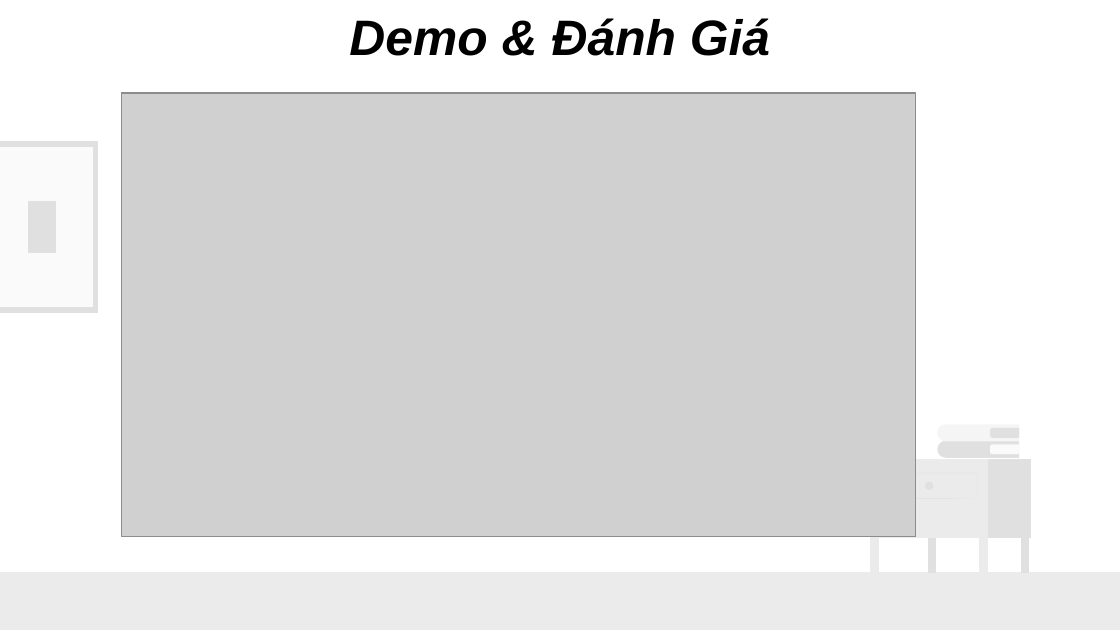
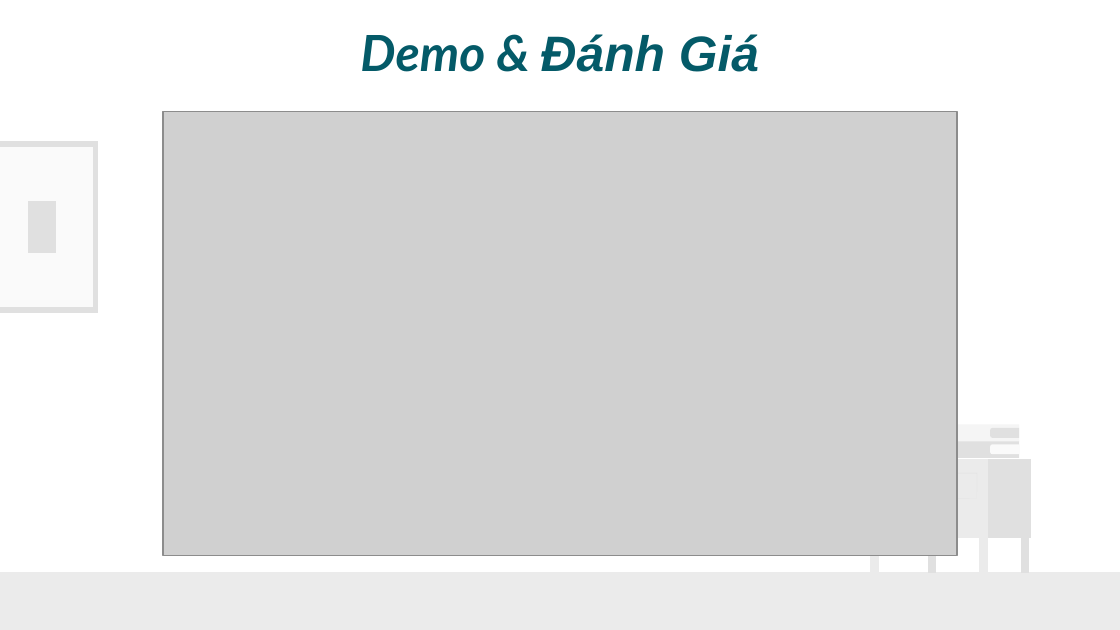
Before and after one commit to TooCuteToo/GiaiThuatTienHoa, a slide deck: slide 23 of ThuatTienHoa_I.pptx (slide 22 before the commit). Drawn at 1120x630 pixels with LibreOffice and Linux fonts; fonts in the diff are those of the drawing; grey boxes stand for pictures. Boxes give left, top, right and bottom in pixels: in the first picture for what was removed or moved away, otherwise in the second. Text is boxed around its words. In the diff, an @@ line names an element or a change of style, - is before the commit and + after.

```diff
--- a/ThuatTienHoa_I.pptx
+++ b/ThuatTienHoa_I.pptx
@@ text "Demo & Đánh Giá": place and size @@
-text "Demo & Đánh Giá" at [349, 18, 770, 56]
+text "Demo & Đánh Giá" at [360, 34, 759, 72]
@@ text "Demo & Đánh Giá" at [360, 34, 759, 72]: font Arial to Lato in "Demo &"; text colour #000000 to #045A68 @@
@@ picture: place and size @@
-picture at [122, 93, 916, 536]
+picture at [164, 112, 958, 556]
@@ freeform shape removed at [924, 482, 934, 489] @@
```
Also in this commit, not shown: 24 other slides changed, 1 slide added, 1 other file.
